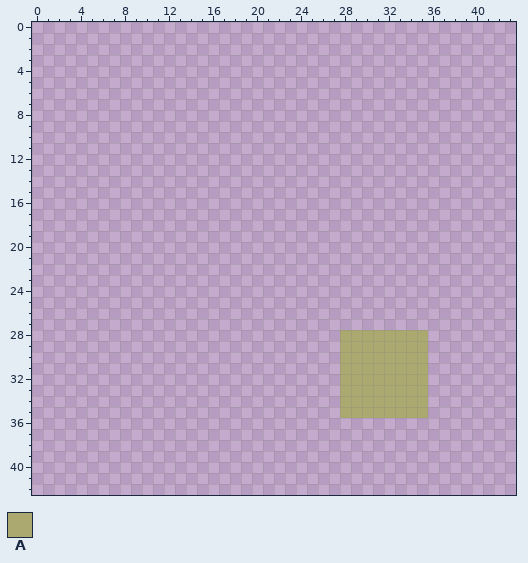
One commit to this pixel-art file: Assets/FloorTextures/floor_sprites.aseprite. The picture above was drawn from the file before the commit.
64x64 pixels, 1 frame. Shown: x 0..43, y 0..42.
Palette (. is transparent): A #aca970
Pixels before, first column x 28:
28 AAAAAAAA
29 AAAAAAAA
30 AAAAAAAA
31 AAAAAAAA
32 AAAAAAAA
33 AAAAAAAA
34 AAAAAAAA
35 AAAAAAAA
Once edited:
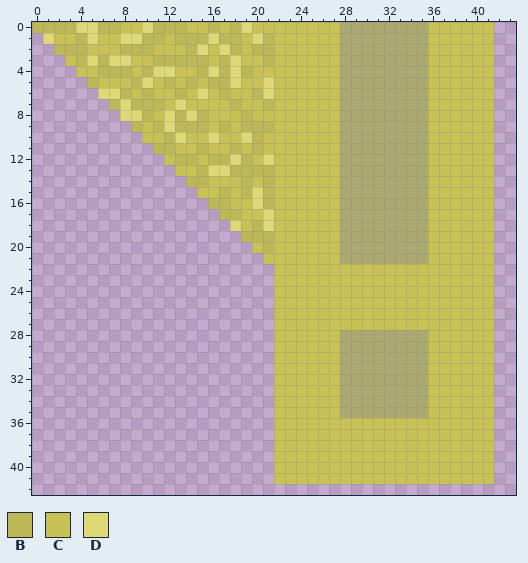
Colours new in this view: B #bcb858  C #c8c256  D #ded976
Diff:
layer "corner_city" now shown
layer "side_city" now shown
layer "side_long_road" added
layer "side_short_road" added
layer "center_city" added
Changed rows in their new state; - is an unchanged pixel.
first column x 0:
 0 BBBBDDBBCCDBBBCCBCBDCCCCCCCCAAAAAAAACCCCCC
 1 -DCCBDCCDDBBCBBBDBBCDBCCCCCCAAAAAAAACCCCCC
 2 --BBBCCCBBBCCCBDCDBCBBCCCCCCAAAAAAAACCCCCC
 3 ---CBDBDDCCBBBBBCBDCCBCCCCCCAAAAAAAACCCCCC
 4 ----CCBBBCBDDCCBDBDBCCCCCCCCAAAAAAAACCCCCC
 5 -----BCCCBDCBCBCBBDCCDCCCCCCAAAAAAAACCCCCC
 6 ------DDBCBCCBCDCBCCBDCCCCCCAAAAAAAACCCCCC
 7 -------BDBBBCDCCCCBCCBCCCCCCAAAAAAAACCCCCC
 8 --------DDBCDBDBCCCBCCCCCCCCAAAAAAAACCCCCC
 9 ---------BCBDBBBCBCBBBCCCCCCAAAAAAAACCCCCC
10 ----------CCBDCCDCCDBCCCCCCCAAAAAAAACCCCCC
11 -----------BBCCBCCBCBCCCCCCCAAAAAAAACCCCCC
12 ------------CBBCBBDBCDCCCCCCAAAAAAAACCCCCC
13 -------------CCBDDBBBBCCCCCCAAAAAAAACCCCCC
14 --------------BBCCCBCBCCCCCCAAAAAAAACCCCCC
15 ---------------CCBCBDBCCCCCCAAAAAAAACCCCCC
16 ----------------BBCCDBCCCCCCAAAAAAAACCCCCC
17 -----------------BBCCDCCCCCCAAAAAAAACCCCCC
18 ------------------DCBDCCCCCCAAAAAAAACCCCCC
19 -------------------BBBCCCCCCAAAAAAAACCCCCC
20 --------------------CBCCCCCCAAAAAAAACCCCCC
21 ---------------------CCCCCCCAAAAAAAACCCCCC
22 ----------------------CCCCCCCCCCCCCCCCCCCC
23 ----------------------CCCCCCCCCCCCCCCCCCCC
24 ----------------------CCCCCCCCCCCCCCCCCCCC
25 ----------------------CCCCCCCCCCCCCCCCCCCC
26 ----------------------CCCCCCCCCCCCCCCCCCCC
27 ----------------------CCCCCCCCCCCCCCCCCCCC
28 ----------------------CCCCCC--------CCCCCC
29 ----------------------CCCCCC--------CCCCCC
30 ----------------------CCCCCC--------CCCCCC
31 ----------------------CCCCCC--------CCCCCC
32 ----------------------CCCCCC--------CCCCCC
33 ----------------------CCCCCC--------CCCCCC
34 ----------------------CCCCCC--------CCCCCC
35 ----------------------CCCCCC--------CCCCCC
36 ----------------------CCCCCCCCCCCCCCCCCCCC
37 ----------------------CCCCCCCCCCCCCCCCCCCC
38 ----------------------CCCCCCCCCCCCCCCCCCCC
39 ----------------------CCCCCCCCCCCCCCCCCCCC
40 ----------------------CCCCCCCCCCCCCCCCCCCC
41 ----------------------CCCCCCCCCCCCCCCCCCCC
Changed places in both pictures, as pixel boxes (x1, y1, x2, y2):
added: (32, 22, 494, 484)
